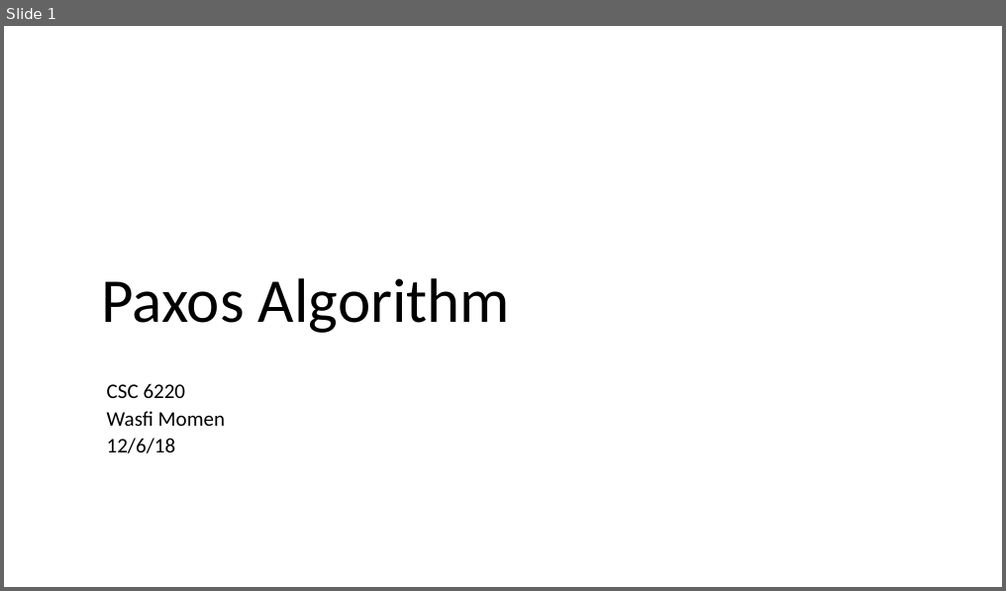
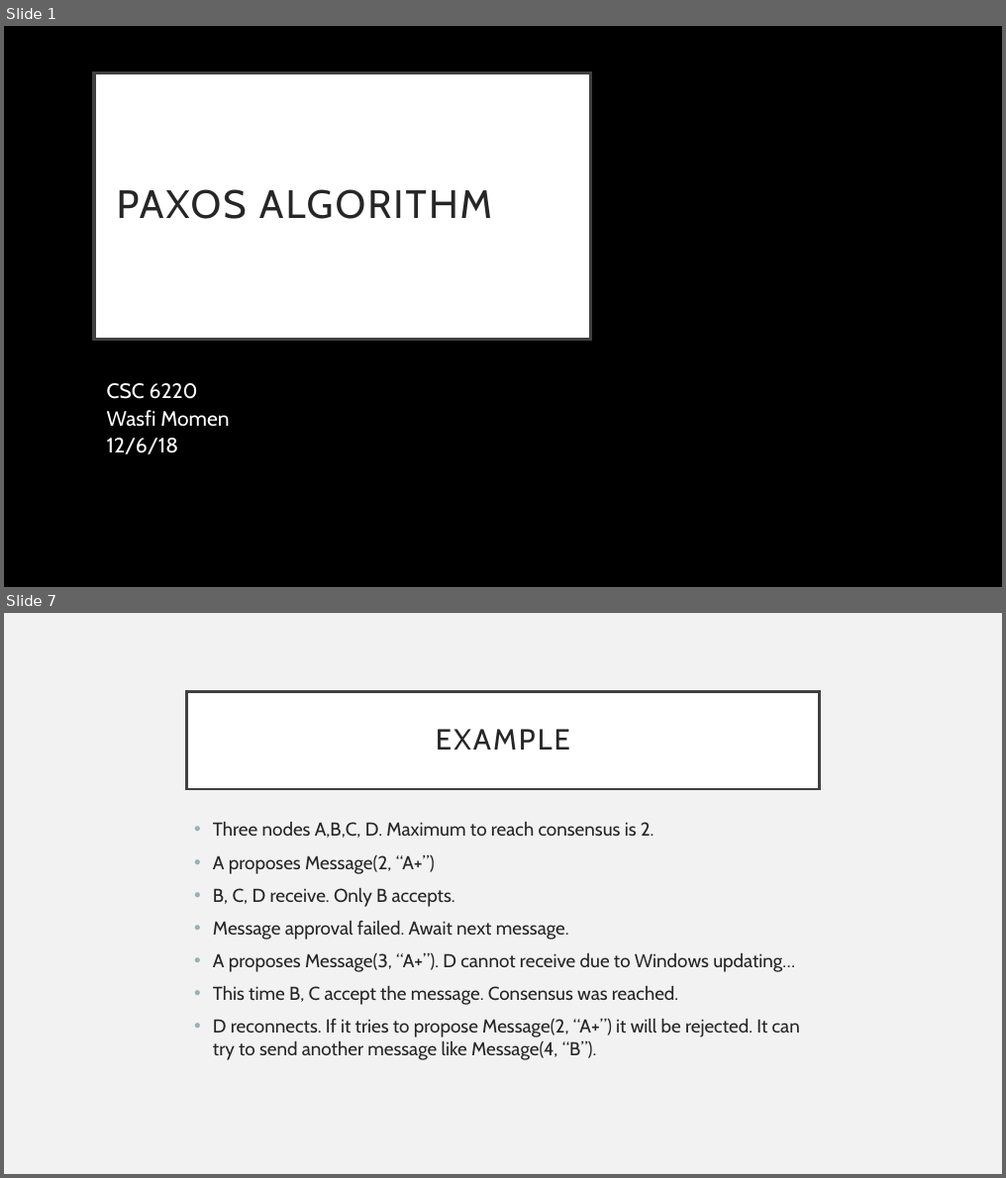
Before and after one commit to CodeFluent/Notes, a slide deck: CS-6220/hw/Grad_Project/Paxos Algorithm.pptx. Shown one above the other, each under a label of ours: slide 1 before the commit, slides 1 and 7 after it; the slides between them are not shown. The pictures are 1006x591 and 1006x1178 pixels, drawn with LibreOffice and Linux fonts; fonts in the diff are those of the drawing. Boxes give left, top, right and bottom in pixels: in the first picture for what was removed or moved away, otherwise in the second. Text is boxed around its words. In the diff, an @@ line names an element or a change of style, - is before the commit and + after.

```diff
--- a/CS-6220/hw/Grad_Project/Paxos Algorithm.pptx
+++ b/CS-6220/hw/Grad_Project/Paxos Algorithm.pptx
@@ slide 7 added at [4,613,1002,1174], background #F2F2F2 @@
@@ title added at [187,691,819,789], fill #FFFFFF, outline #404040 2.5 pt, 28 pt, text #262626 @@
+EXAMPLE
@@ text added at [213,822,800,1060], 18 pt, text #262626 @@
+• Three nodes A,B,C, D. Maximum to reach consensus is 2.
+• A proposes Message(2, “A+”)
+• B, C, D receive. Only B accepts.
+• Message approval failed. Await next message.
+• A proposes Message(3, “A+”). D cannot receive due to Windows updating…
+• This time B, C accept the message. Consensus was reached.
+• D reconnects. If it tries to propose Message(2, “A+”) it will be rejected. It can try to send another message like Message(4, “B”).
@@ slide 1 changed as well @@
@@ background #FFFFFF to #000000 @@
@@ title "PAXOS ALGORITHM": place and size @@
-title "PAXOS ALGORITHM" at [102,278,510,333]
+title "PAXOS ALGORITHM" at [94,74,591,340]
@@ title "PAXOS ALGORITHM" at [94,74,591,340]: vertical alignment bottom to middle; fill none to #FFFFFF; outline none to #404040 3 pt @@
@@ title at [117,189,492,219]: text changed; size 60 to 38 pt; font Calibri to Cabin; text colour #000000 to #262626 @@
-Paxos Algorithm
+PAXOS ALGORITHM
@@ subtitle "CSC 6220" at [107,383,229,455]: font Calibri to Cabin, text colour #000000 to #FFFFFF @@
```
Also in this commit, not shown: 1 other slide changed, 9 other slides added, 14 slides removed, 16 other files.
